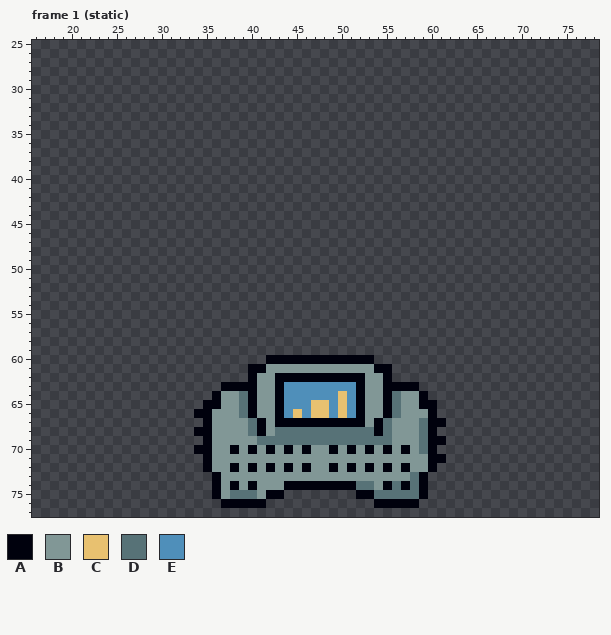
Pixel-art file: art/environment/goo2 MAP.aseprite. The first picture shows the starting point.
96x96 pixels, 9 frames. Colours within 5 levels of each other are drawn and written as one. Shown: frame 1 (static): x 16..78, y 25..77. The commit also changed other frames, which this record leaves out.
Palette (. is transparent): A #00010d  B #819796  C #e8c170  D #577277  E #4f8fba
Pixels before, frame 1 (static) (only the part around the change), first column x 24:
56 ..................................................
57 ..................................................
58 ..................................................
59 ..................................................
60 ..................AAAAAAAAAAAA....................
61 ................AABBBBBBBBBBBBAA..................
62 ................ABBAAAAAAAAAABBA..................
63 .............AAAABBAEEEEEEEEABBAAAA...............
64 ............ABBDABBAEEEEEECEABBADBBA..............
65 ...........AABBDABBAEEECCECEABBADBBAA.............
66 ..........AABBBDABBAECECCECEABBADBBBA.............
67 ...........ABBBBDABAAAAAAAAAABADBBBDAA............
68 ..........AABBBBDABDDDDDDDDDDDADBBBDA.............
69 ...........ABBBBBDDDDDDDDDDDDDDDBBBDAA............
70 ..........AABBABABABABABBABABABABABDA.............
71 ...........ABBBBBBBBBBBBBBBBBBBBBBBBAA............
72 ...........ABBABABABABABBABABABABABBA.............
73 ............ABBBBBBBBBBBBBBBBBBBBBDA..............
74 ............ABABABBBAAAAAAAADDBADADA..............
75 ............ABDDDBAA........AADDDDDA..............
76 .............AAAAA............AAAAA...............
77 ..................................................
New version:
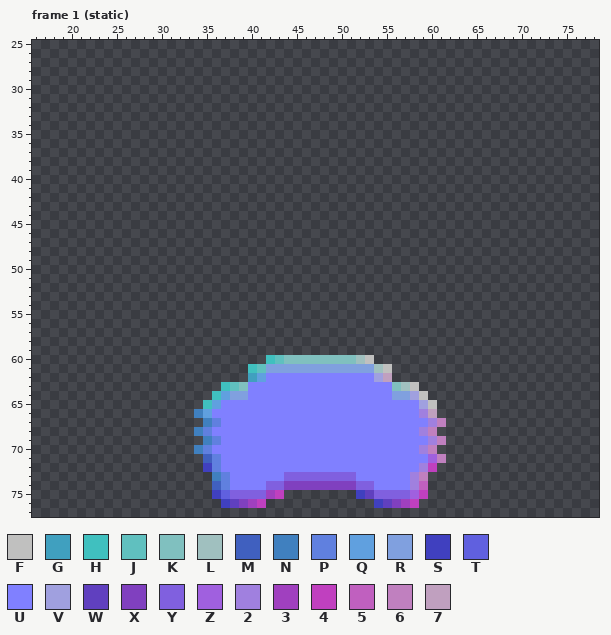
Colours new in this view: F #c0c0bf  G #40a0bf  H #40c0bf  J #60c0bf  K #80c0bf  L #a0c0bf  M #4060bf  N #4080bf  P #6080df  Q #60a0df  R #80a0df  S #4040bf  T #6060df  U #8080ff  V #a0a0df  W #6040bf  X #8040bf  Y #8060df  Z #a060df  2 #a080df  3 #a040bf  4 #c040bf  5 #c060bf  6 #c080bf  7 #c0a0bf
Edits made:
layer "Layer 1" now hidden
layer "Layer 1_NormalGenerated" now shown
Changed rows in their new state; - is an unchanged pixel.
Frame 1 (static), layer "Layer 1_NormalGenerated":
first column x 34:
60 --------HJKKKKKKKKLF--------
61 ------HJRRRRRRRRRRRRLF------
62 ------GQUUUUUUUUUUUUV7------
63 ---HJKUUUUUUUUUUUUUUUUKLF---
64 --HQRRUUUUUUUUUUUUUUUURRVF--
65 -HQUUUUUUUUUUUUUUUUUUUUUUVF-
66 NQUUUUUUUUUUUUUUUUUUUUUUU27-
67 -NPUUUUUUUUUUUUUUUUUUUUUUU26
68 NPUUUUUUUUUUUUUUUUUUUUUUU26-
69 -NPUUUUUUUUUUUUUUUUUUUUUUU26
70 NPUUUUUUUUUUUUUUUUUUUUUUU26-
71 -MPUUUUUUUUUUUUUUUUUUUUUUUZ6
72 -SPUUUUUUUUUUUUUUUUUUUUUU24-
73 --NPUUUUUUYYYYYYYYUUUUUU26--
74 --MPUUUUYYXXXXXXXXYYUUUU25--
75 --STYYYY34--------SWYYYYZ4--
76 ---SWX34------------SWX34---
Pixel boxes of the changes (left, top, right, bottom) in both pictures:
changed: (194, 355, 446, 508)
